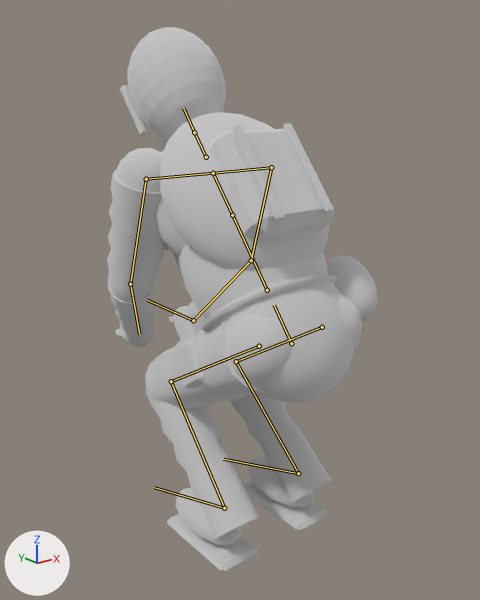
One commit to the glTF model ambush_loop/art/v2/models/enemy_sneak_lod0.glb: the scene before it, then after it.
Both versions are drawn from a 50 mm camera at (-1.058, -1.219, 1.199) aimed at (0.048, 0.164, 0.646). The lights are fixed; the arrows at lower left show +X, +Y and +Z. The first picture is the older version. Both versions are drawn at frame 12 of the action 'pickup'; the numbers are the values there. The bones that change, and the others that lie on the model, are drawn over the model as lines.

Names of what the first picture shows: 'enemy_sneak_body'.
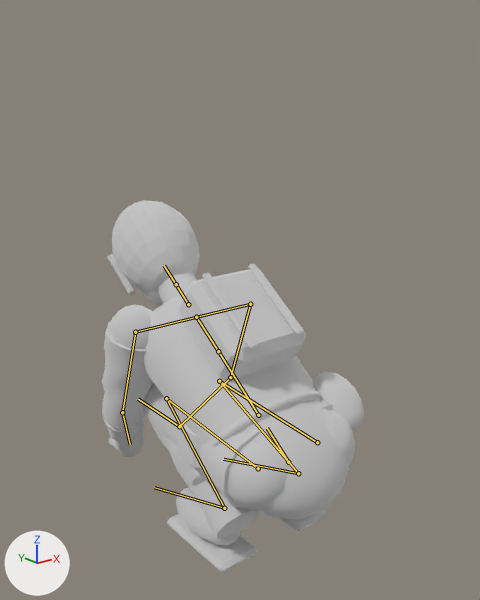
The change in detail:
Bone 'pelvis' (bone_pelvis) moves from (0.0, -0.324, 0.1) to (0.0, -0.654, 0.1).
Bone 'pelvis' (bone_pelvis) turns from (-39, 0, 0) to (-54, 0, 0) degrees about its own x, y and z.
Bone 'clavicle.L' (bone_clavicle_l) turns from (0, -39, 0) to (0, -54, 0) degrees about its own x, y and z.
Bone 'upper_arm.L' (bone_upper_arm_l) turns from (4, 0, -12) to (5, 1, -13) degrees about its own x, y and z.
Bone 'forearm.L' (bone_forearm_l) turns from (-70, 2, -7) to (-72, 3, -5) degrees about its own x, y and z.
Bone 'clavicle.R' (bone_clavicle_r) turns from (0, 39, 0) to (0, 54, 0) degrees about its own x, y and z.
Bone 'upper_arm.R' (bone_upper_arm_r) turns from (4, 0, 12) to (5, -1, 13) degrees about its own x, y and z.
Bone 'forearm.R' (bone_forearm_r) turns from (-70, -2, 7) to (-72, -3, 5) degrees about its own x, y and z.
Bone 'thigh.L' (bone_thigh_l) moves from (0.0, 0.004, -0.013) to (0.0, 0.007, -0.017).
Bone 'thigh.L' (bone_thigh_l) turns from (95, 1, -4) to (145, 4, -3) degrees about its own x, y and z.
Bone 'shin.L' (bone_shin_l) turns from (-98, 1, 2) to (-147, 4, 1) degrees about its own x, y and z.
Bone 'foot.L' (bone_foot_l) turns from (42, -1, -2) to (57, -4, -4) degrees about its own x, y and z.
Bone 'thigh.R' (bone_thigh_r) moves from (0.0, 0.004, -0.013) to (0.0, 0.007, -0.017).
Bone 'thigh.R' (bone_thigh_r) turns from (95, -1, 4) to (145, -4, 3) degrees about its own x, y and z.
Bone 'shin.R' (bone_shin_r) turns from (-98, -1, -2) to (-147, -4, -1) degrees about its own x, y and z.
Bone 'foot.R' (bone_foot_r) turns from (42, 1, 2) to (57, 4, 4) degrees about its own x, y and z.

Boxes (x1, y1, x2, y2) around the edits, measured in the pictures (480 x 600 px):
'enemy_sneak_body', posed (32% shorter)
    before: (107, 27, 378, 572)
    after: (102, 200, 364, 572)
bone 'pelvis', root to tip
    before: (291, 343) to (274, 305)
    after: (288, 462) to (267, 428)
bone 'clavicle.L', root to tip
    before: (213, 173) to (146, 179)
    after: (196, 317) to (135, 332)
bone 'upper_arm.L', root to tip
    before: (146, 179) to (130, 284)
    after: (135, 332) to (122, 412)
bone 'forearm.L', root to tip
    before: (130, 284) to (139, 334)
    after: (122, 412) to (130, 444)
bone 'clavicle.R', root to tip
    before: (213, 173) to (271, 167)
    after: (196, 317) to (250, 304)
bone 'upper_arm.R', root to tip
    before: (271, 167) to (251, 260)
    after: (250, 304) to (230, 377)
bone 'forearm.R', root to tip
    before: (251, 260) to (193, 320)
    after: (230, 377) to (179, 426)
bone 'thigh.L', root to tip
    before: (259, 346) to (171, 381)
    after: (258, 468) to (166, 398)
bone 'shin.L', root to tip
    before: (171, 381) to (224, 508)
    after: (166, 398) to (224, 508)
bone 'thigh.R', root to tip
    before: (322, 327) to (236, 361)
    after: (317, 442) to (219, 381)
bone 'shin.R', root to tip
    before: (236, 361) to (298, 473)
    after: (219, 381) to (298, 473)
